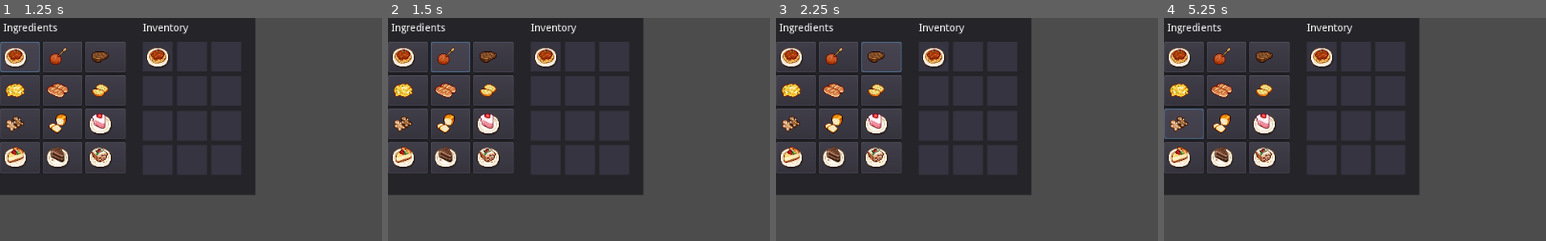
Above: before the commit, frames 1-4 (left to right).
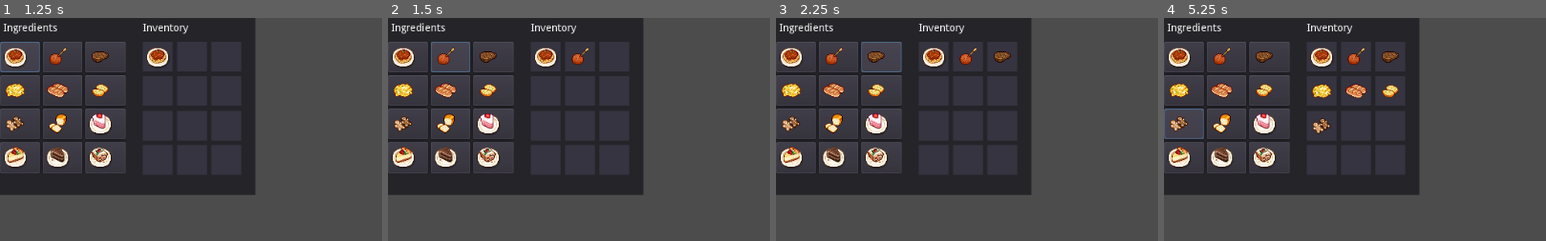
Above: after the commit, the same moments.

Repository: AGarciaNY/impossible_five_game_jam2023
Game: Godot game, scene res://kitchen/PantrySelection.tscn
Same seed, same stepped clock (60 frames per second), same inputs: the game is played once before the commit and once after it. This scene is started directly instead of the project's main scene.
Inputs (mouse positions are % of the whole screen's width and height, from its top left):
- Up to frame 1 (1.25 s): click (3, 9) at 0.5 s
- Up to frame 2 (1.5 s): click (9, 9) at 1.25 s
- Up to frame 3 (2.25 s): click (15, 9) at 2 s
- Up to frame 4 (5.25 s): click (3, 16) at 2.75 s; click (9, 16) at 3.5 s; click (15, 16) at 4.25 s; click (3, 24) at 5 s
The pictures show only the part of the screen within x 1-51%, y 0-50%; the shares and areas given below are measured in that part.

Frame 1 is identical in both runs. In frame 2, 0.2% of the frame differs, in the area x 48-53%, y 13-21%; in frame 3, 0.3%; in frame 4, 1.2%, in the area x 38-62%, y 13-53%.

Commit message:
finished inventory system

Diff:
--- a/kitchen/PantrySelection.gd
+++ b/kitchen/PantrySelection.gd
@@ -7,25 +7,67 @@
 	foodData = get_node("/root/FoodData")
 	inventory = get_node("/root/Inventory")
 
-func occupyEmpty(item):
-#	getting the rows of food
-	var rows = inventoryContainer.get_children()
-	var count = 0
-	while count < rows.size():
-		var row = rows[count]
-		var rowChildIndex = 0
-		while rowChildIndex < 3:
-			var inventorySpaces = row.get_children()
-			var inventorySpace = inventorySpaces[rowChildIndex]
-			var hasTexture = is_instance_valid(inventorySpace.get_node('TextureRect').texture)
-			if !hasTexture:
-				inventorySpace.get_node('TextureRect').texture = load(item)
-				return
-			rowChildIndex += 1
-		count += 1
+func isInventryFull():
+	return inventory.inventory.size() >= 12
+
+func occupyEmpty(item, name):
+	if !isInventryFull():
+		inventory.inventory.push_back(name)
+	#	getting the rows of food
+		var rows = inventoryContainer.get_children()
+		var count = 0
+		while count < rows.size():
+			var row = rows[count]
+			var rowChildIndex = 0
+			while rowChildIndex < 3:
+				var inventorySpaces = row.get_children()
+				var inventorySpace = inventorySpaces[rowChildIndex]
+				var hasTexture = is_instance_valid(inventorySpace.get_node('TextureRect').texture)
+				if !hasTexture:
+					inventorySpace.get_node('TextureRect').texture = load(item)
+					return
+				rowChildIndex += 1
+			count += 1
+	else:
+		return
 
 func _on_Cold_Spegetti_button_down():
-#	print(foodData.foodData)
-	inventory.inventory.push_back("spagetti")
-	occupyEmpty("res://jam assets/Foods/Food_Assets/94_spaghetti.png")
-	print(inventory.inventory)
+	occupyEmpty("res://jam assets/Foods/Food_Assets/94_spaghetti.png", "spagetti")
+
+func _on_Meatball_button_down():
+	occupyEmpty("res://jam assets/Foods/Food_Assets/69_meatball.png","meatball")
+
+func _on_Steak_button_down():
+	occupyEmpty("res://jam assets/Foods/Food_Assets/95_steak.png", "steak")
+
+func _on_Egg_button_down():
+	occupyEmpty("res://jam assets/Foods/Food_Assets/40_eggsalad.png", "egg")
+
+func _on_Bread_button_down():
+	occupyEmpty("res://jam assets/Foods/Food_Assets/07_bread.png", "bread")
+
+func _on_Garlic_Bread_button_up():
+	occupyEmpty("res://jam assets/Foods/Food_Assets/48_garlicbread.png", "garlic bread")
+
+
+func _on_Ginger_Breadman_button_down():
+	occupyEmpty("res://jam assets/Foods/Food_Assets/52_gingerbreadman.png", "ginger breadman")
+
+func _on_Loaf_Bread_button_down():
+	occupyEmpty("res://jam assets/Foods/Food_Assets/65_loafbread.png", "loaf bread")
+
+
+func _on_Cake_button_down():
+	occupyEmpty("res://jam assets/Foods/Food_Assets/90_strawberrycake.png", "cake")
+
+
+func _on_Cake2_button_down():
+	occupyEmpty("res://jam assets/Foods/Food_Assets/22_cheesecake.png", "cake")
+
+
+func _on_Cake3_button_down():
+	occupyEmpty("res://jam assets/Foods/Food_Assets/30_chocolatecake.png", "cake")
+
+
+func _on_Cake4_button_down():
+	occupyEmpty("res://jam assets/Foods/Food_Assets/46_fruitcake.png", "cake")
--- a/kitchen/PantrySelection.tscn
+++ b/kitchen/PantrySelection.tscn
@@ -347,6 +347,17 @@
 margin_bottom = 43.0
 
 [connection signal="button_down" from="Ingredients/ScrollContainer/VBoxContainer/HBoxContainer/Cold Spegetti" to="." method="_on_Cold_Spegetti_button_down"]
+[connection signal="button_down" from="Ingredients/ScrollContainer/VBoxContainer/HBoxContainer/Meatball" to="." method="_on_Meatball_button_down"]
+[connection signal="button_down" from="Ingredients/ScrollContainer/VBoxContainer/HBoxContainer/Steak" to="." method="_on_Steak_button_down"]
+[connection signal="button_down" from="Ingredients/ScrollContainer/VBoxContainer/HBoxContainer2/Egg" to="." method="_on_Egg_button_down"]
+[connection signal="button_down" from="Ingredients/ScrollContainer/VBoxContainer/HBoxContainer2/Bread" to="." method="_on_Bread_button_down"]
+[connection signal="button_up" from="Ingredients/ScrollContainer/VBoxContainer/HBoxContainer2/Garlic Bread" to="." method="_on_Garlic_Bread_button_up"]
+[connection signal="button_down" from="Ingredients/ScrollContainer/VBoxContainer/HBoxContainer3/Ginger Breadman" to="." method="_on_Ginger_Breadman_button_down"]
+[connection signal="button_down" from="Ingredients/ScrollContainer/VBoxContainer/HBoxContainer3/Loaf Bread" to="." method="_on_Loaf_Bread_button_down"]
+[connection signal="button_down" from="Ingredients/ScrollContainer/VBoxContainer/HBoxContainer3/Cake" to="." method="_on_Cake_button_down"]
+[connection signal="button_down" from="Ingredients/ScrollContainer/VBoxContainer/HBoxContainer4/Cake2" to="." method="_on_Cake2_button_down"]
+[connection signal="button_down" from="Ingredients/ScrollContainer/VBoxContainer/HBoxContainer4/Cake3" to="." method="_on_Cake3_button_down"]
+[connection signal="button_down" from="Ingredients/ScrollContainer/VBoxContainer/HBoxContainer4/Cake4" to="." method="_on_Cake4_button_down"]
 
 [editable path="Ingredients/ScrollContainer/VBoxContainer/HBoxContainer/Cold Spegetti"]
 [editable path="Ingredients/ScrollContainer/VBoxContainer/HBoxContainer/Meatball"]
